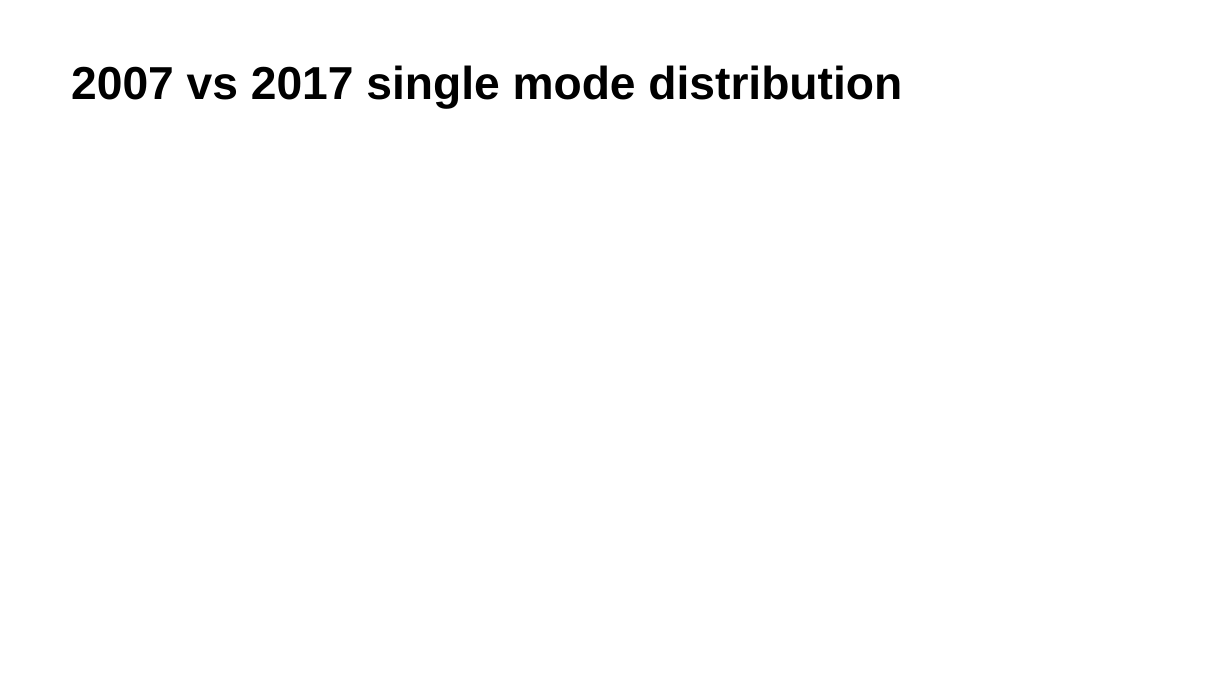
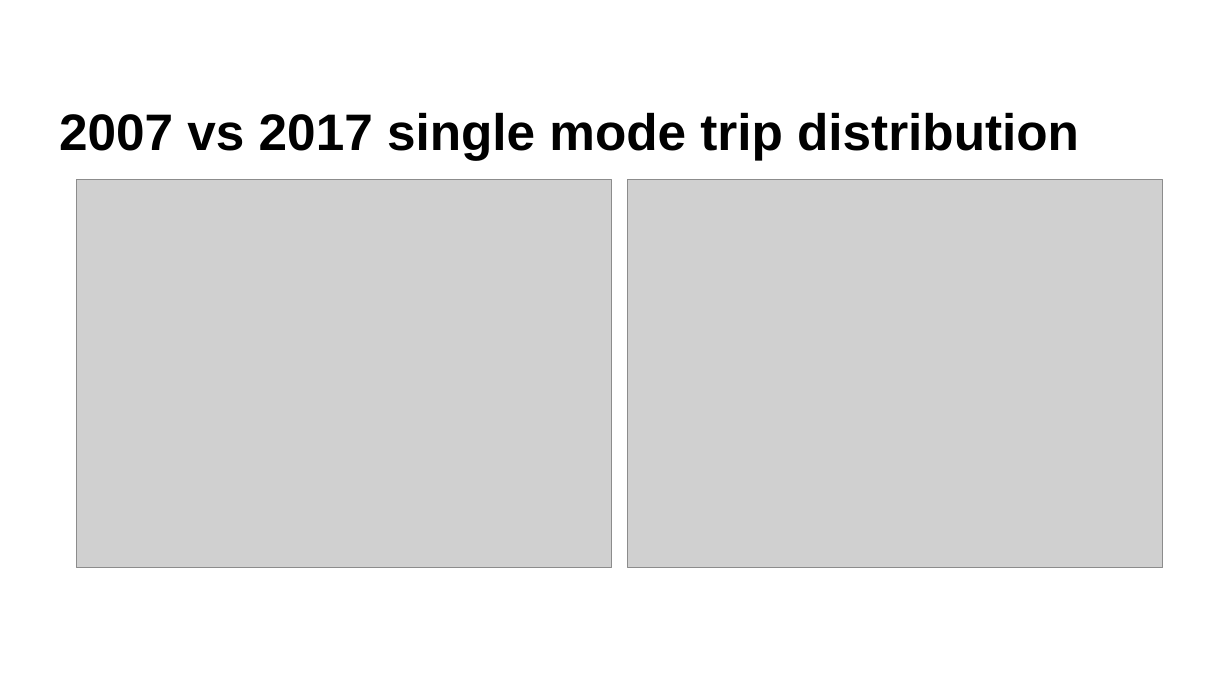
Before and after one commit to zyang91/Mexico-City-survey-comp, a slide deck: slide 3 of mexico city trip compa.pptx. Drawn at 1232x693 pixels with LibreOffice and Linux fonts; fonts in the diff are those of the drawing; grey boxes stand for pictures. Boxes give left, top, right and bottom in pixels: in the first picture for what was removed or moved away, otherwise in the second. Text is boxed around its words. In the diff, an @@ line names an element or a change of style, - is before the commit and + after.

```diff
--- a/mexico city trip compa.pptx
+++ b/mexico city trip compa.pptx
@@ title "2007 vs 2017 single mode ..." at (x1=59, y1=112, x2=1079, y2=160): vertical alignment top to bottom @@
@@ title at (x1=59, y1=112, x2=1079, y2=160): text changed; size 36 to 40 pt @@
-2007 vs 2017 single mode distribution
+2007 vs 2017 single mode trip distribution
@@ picture added at (x1=77, y1=180, x2=612, y2=568) @@
@@ picture added at (x1=628, y1=180, x2=1163, y2=568) @@
```
Also in this commit, not shown: 2 other slides changed, 4 slides added, 12 other files.
